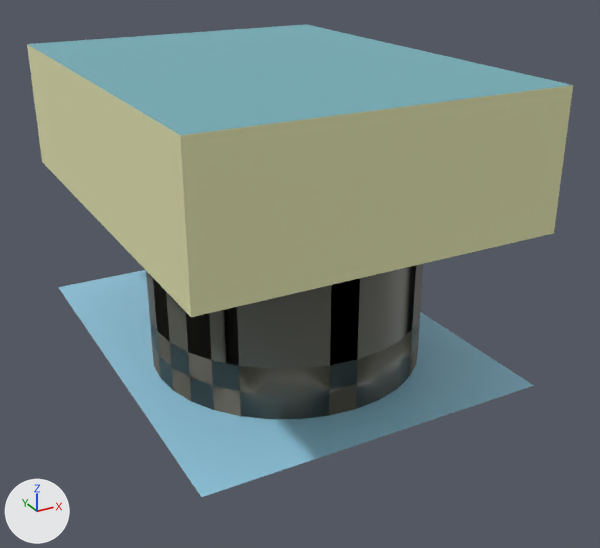
One commit to the Blender file public/assets/tower.blend: the scene before it, then after it.
One viewpoint serves both versions: a 50 mm camera at (-0.137, -0.96, 0.231) aimed at (0.007, -0.698, 0.1). The lights are fixed; the arrows at lower left show +X, +Y and +Z.

In view in the first picture: 'stand', 'turret'.
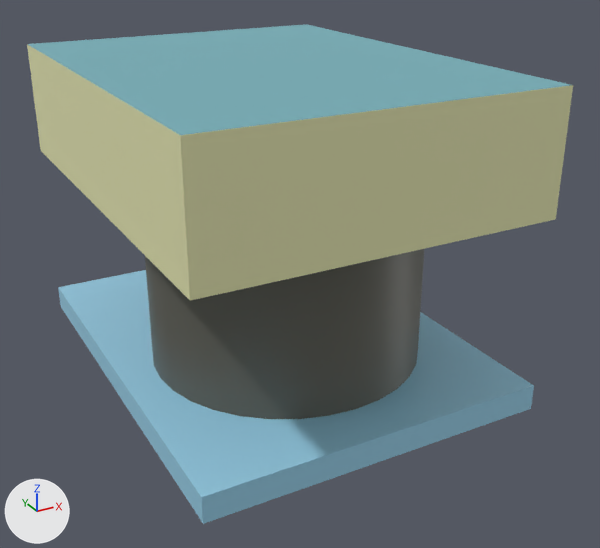
Where the change shows, as pixel boxes [x1, y1, x2, y2] in the pictures (600 x 548 px; the box of a moved part takes in the faces that stretch with it):
'stand', reshaped (12% taller)
    before: [58, 270, 534, 497]
    after: [58, 270, 534, 524]
part 1 of me_turret, moved or reshaped
    both: [41, 149, 556, 369]
part 2 of me_stand, moved or reshaped
    before: [157, 312, 532, 419]
    after: [58, 288, 534, 524]

The change, as a list of edits to the scene's bpy script:
```text
Change me_turret:
    used by ob_turret; location = (0.0, 0.0, 0.0)
    remove me_turret.from_pydata(...)  # 82 vertices, 47 faces; spans x -0.066..0.066, y -0.77..-0.598, z 0.09..0.18
    add me_turret.from_pydata(...)  # 114 vertices, 48 faces; spans x -0.066..0.066, y -0.77..-0.598, z 0.09..0.18
    me_turret part 1
    32 faces are deleted
    36 vertices in x -0.066..0.066, y -0.77..-0.598, z 0.13 move by (0.0, 0.0, 0.005)
    32 new vertices lie (0.0, 0.0, -0.045) away from vertices in x -0.053..0.053, y -0.752..-0.646, z 0.13
    33 new faces join them, mat_cabinet_turret (dark grey #5e5e55)
Change me_stand:
    used by ob_stand; location = (0.0, 0.0, 0.0)
    remove me_stand.from_pydata(...)  # 68 vertices, 37 faces; spans x -0.066..0.066, y -0.77..-0.598, z 0.07..0.09
    add me_stand.from_pydata(...)  # 72 vertices, 42 faces; spans x -0.066..0.066, y -0.77..-0.598, z 0.06..0.09
    me_stand part 2
    16 faces are deleted
    4 vertices are added at (-0.066, -0.598, 0.06), (0.066, -0.598, 0.06), (-0.066, -0.77, 0.06), (0.066, -0.77, 0.06)
    15 new faces join them, mat_cabinet_stand (dark grey #5e5e55)
    6 new faces join them, mat_floor_stand (blue #97cee7)
    me_stand part 3: the surface is now shaded flat
```
